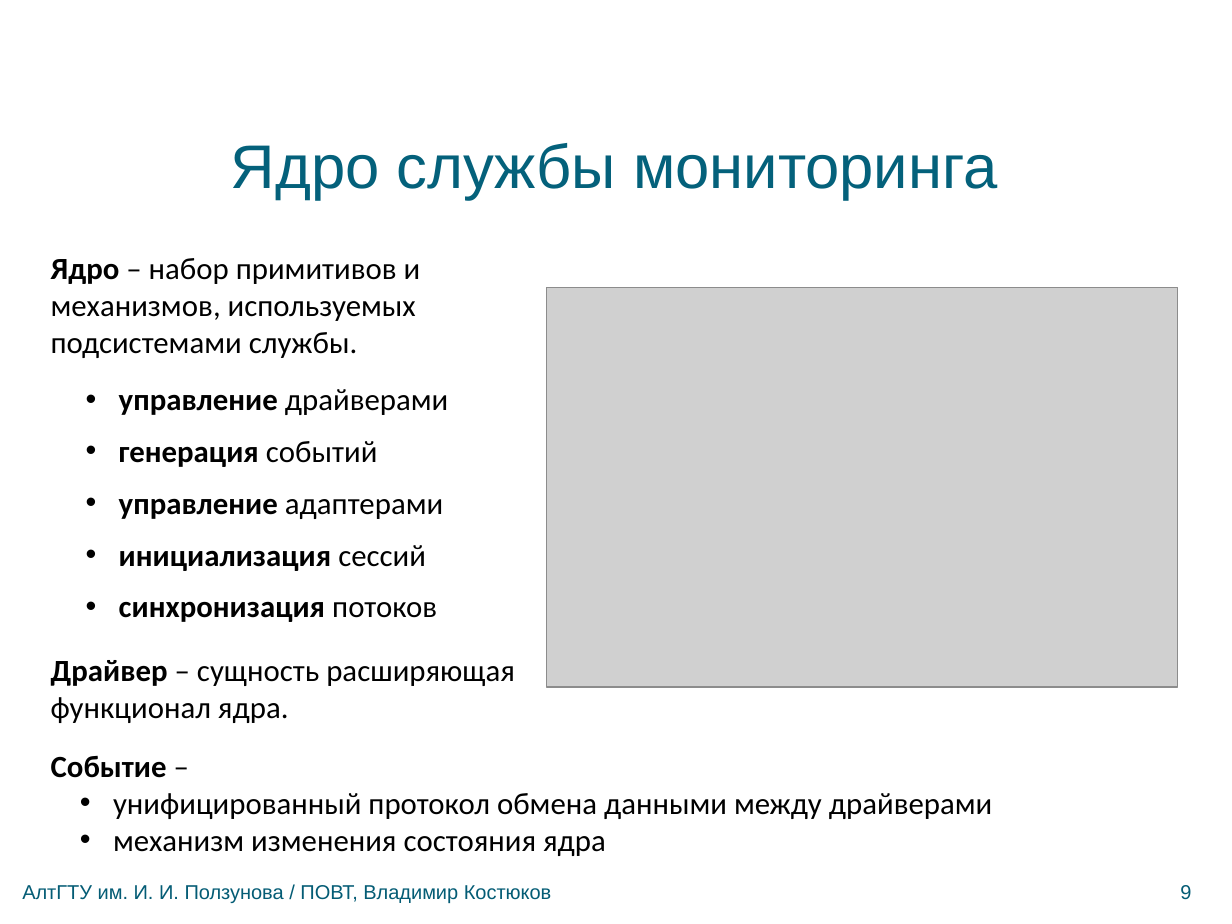
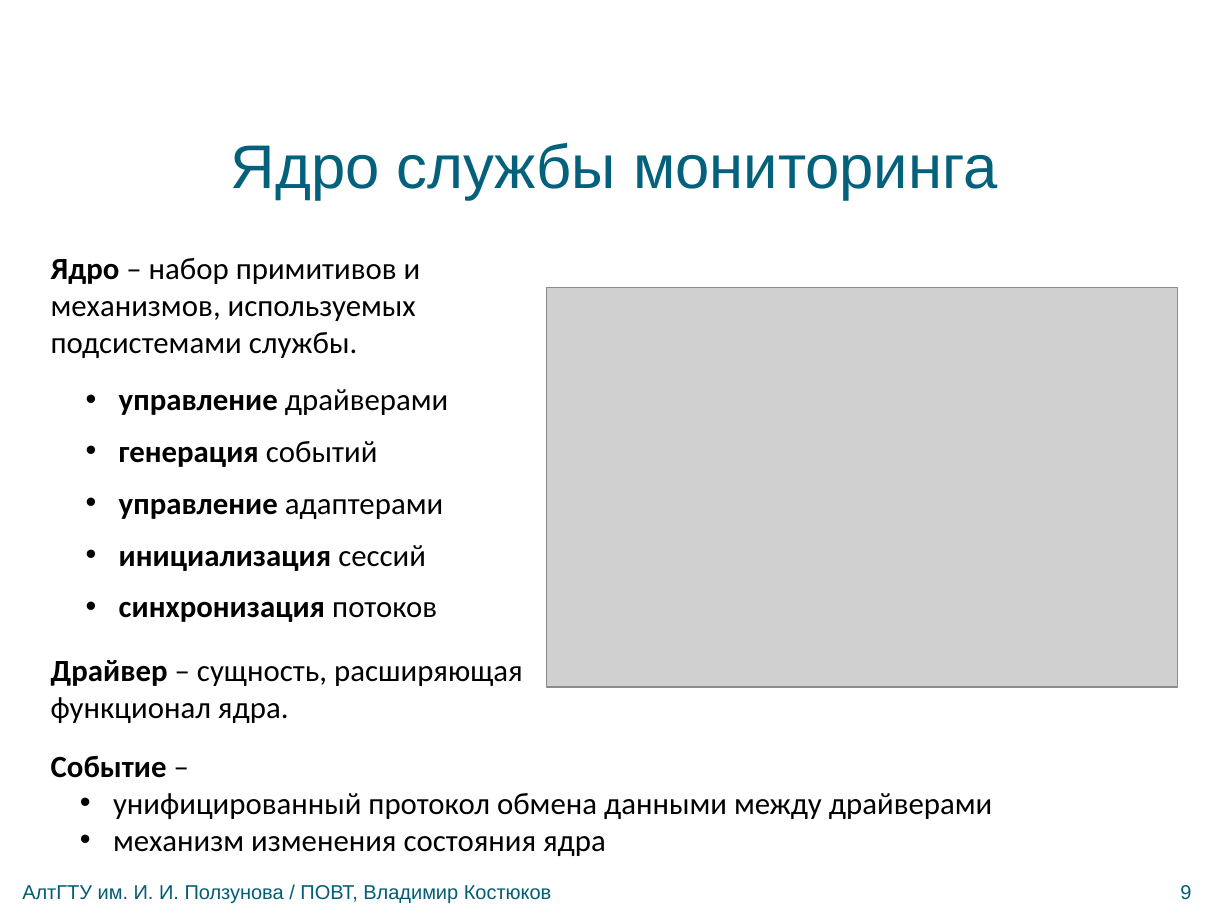
Before and after one commit to bluerain/snoopy, a slide deck: slide 9 of diploma/trunk/ppt/kostyukov.pptx. Drawn at 1232x924 pixels with LibreOffice and Linux fonts; fonts in the diff are those of the drawing; grey boxes stand for pictures; background and template pictures are left out. Boxes give left, top, right and bottom in pixels: in the first picture for what was removed or moved away, otherwise in the second. Text is boxed around its words. In the diff, an @@ line names an element or a change of style, - is before the commit and + after.

Commit message:
I finished presentation

```diff
--- a/diploma/trunk/ppt/kostyukov.pptx
+++ b/diploma/trunk/ppt/kostyukov.pptx
@@ text at (x1=51, y1=660, x2=523, y2=723): text changed @@
-Драйвер – сущность расширяющая функционал ядра.
+Драйвер – сущность, расширяющая функционал ядра.
```
Also in this commit, not shown: 2 other slides changed, 3 other files.
